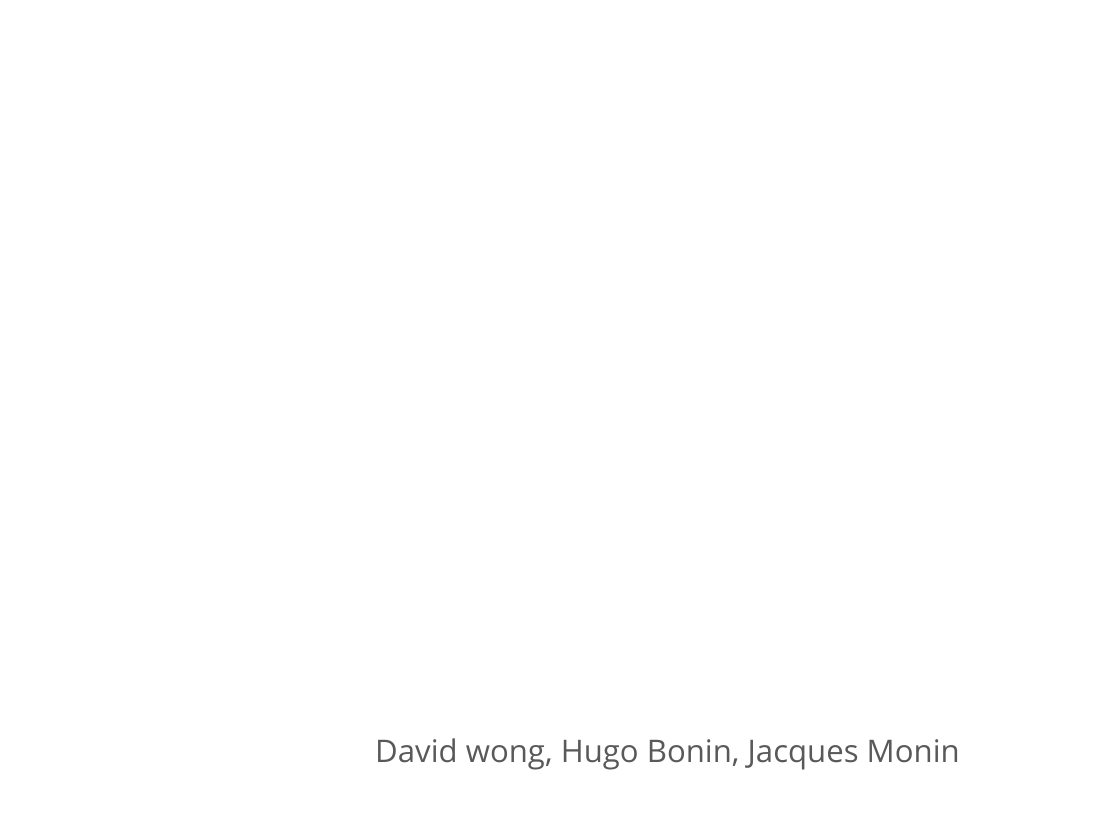
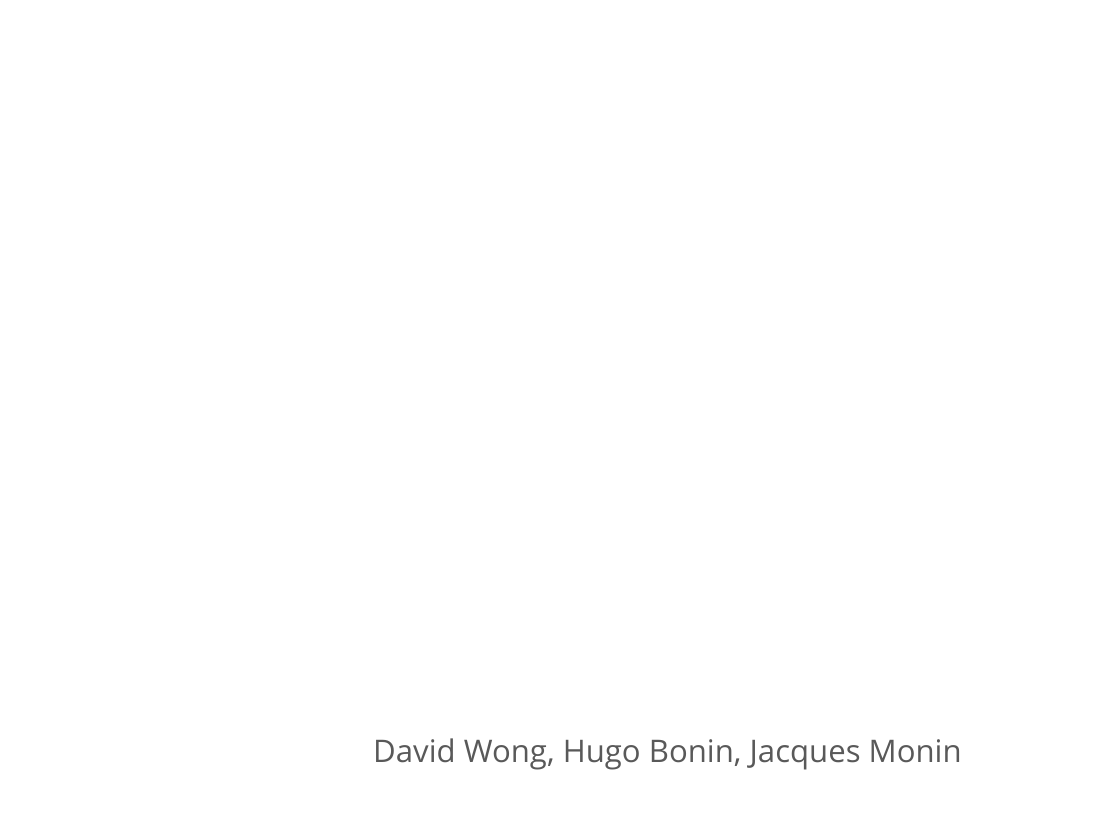
Before and after one commit to mimoo/whiteboxDES, a slide deck: slide 1 of rapport/slides.pptx. Drawn at 1120x840 pixels with LibreOffice and Linux fonts; fonts in the diff are those of the drawing; background and template pictures are left out. Boxes give left, top, right and bottom in pixels: in the first picture for what was removed or moved away, otherwise in the second. Text is boxed around its words. In the diff, an @@ line names an element or a change of style, - is before the commit and + after.

Commit message:
update

```diff
--- a/rapport/slides.pptx
+++ b/rapport/slides.pptx
@@ text at [373, 738, 962, 770]: text changed @@
-David wong, Hugo Bonin, Jacques Monin
+David Wong, Hugo Bonin, Jacques Monin
```
Also in this commit, not shown: 6 slides added, 1 slide removed.
